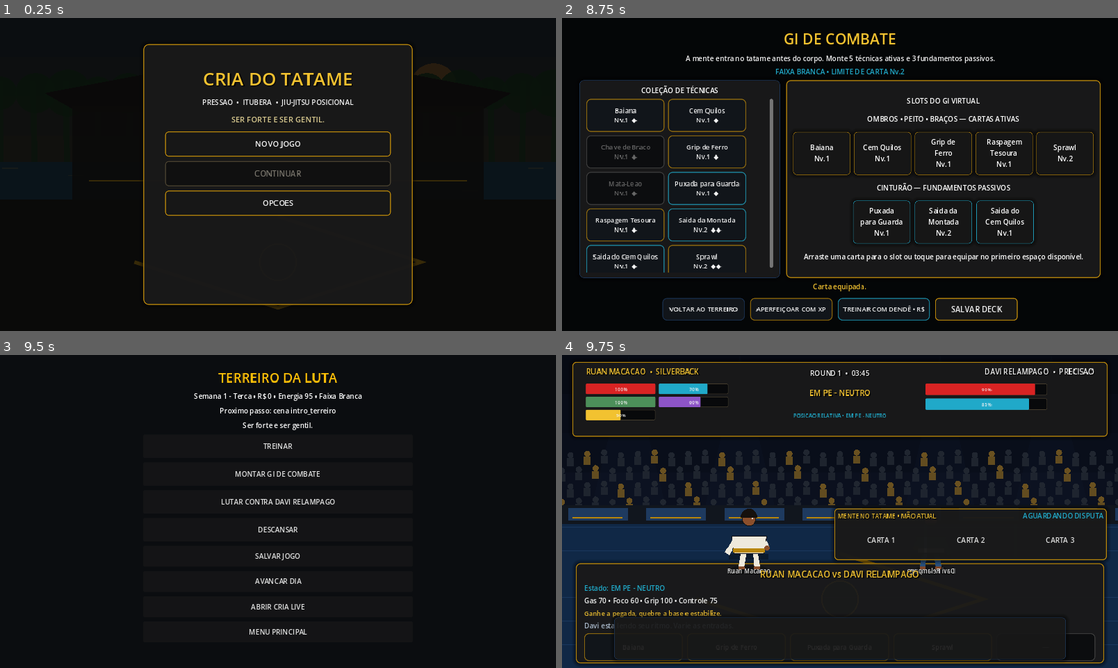
Above: before the commit, frames 1-4 (two rows, left to right).
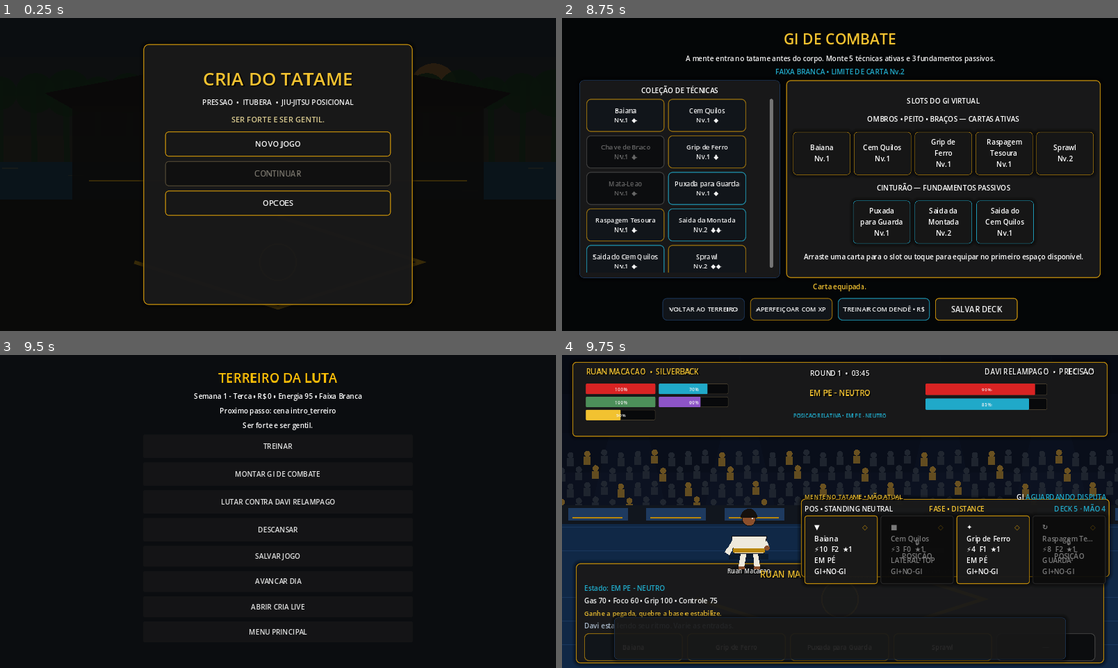
Above: after the commit, the same moments.

Repository: ringuemkt-rgb/cria-do-tatame
Game: Godot game, scene res://scenes/main_menu/MainMenu.tscn
The game is run twice, just before and just after one commit, with the same random seed, the same clock (stepped at 60 frames per second) and the same inputs.
Inputs:
- Up to frame 1 (0.25 s): no input
- Up to frame 2 (8.75 s): click "NOVO JOGO" at 0.5 s; click "TREINAR" at 1.25 s; click "MONTAR GI DE COMBATE" at 2 s; click "Baiana Nv.1 ◆" at 2.75 s; click "Cem Quilos Nv.1 ◆" at 3.5 s; click "Grip de Ferro Nv.1 ◆" at 4.25 s; click "Puxada para Guarda Nv.1 ◆" at 5 s; click "Raspagem Tesoura Nv.1 ◆" at 5.75 s; click "Saida da Montada Nv.2 ◆◆" at 6.5 s; click "Saida do Cem Quilos Nv.1 ◆" at 7.25 s; click "Sprawl Nv.2 ◆◆" at 8 s
- Up to frame 3 (9.5 s): click "VOLTAR AO TERREIRO" at 8.75 s
- Up to frame 4 (9.75 s): click "LUTAR CONTRA DAVI RELAMPAGO" at 9.5 s

Frames 1-3 are identical in both runs. In frame 4, 4.5% of the frame differs, in the area x 42-99%, y 44-75%.
Error before the commit: Attempt to call function 'add_theme_color_override' in base 'null instance' on a null instance. (res://scenes/ui/CombatDeckHUD.gd:21)

Commit message:
feat(hud): add fourth card and status row

Diff:
--- a/scenes/ui/CombatDeckHUD.tscn
+++ b/scenes/ui/CombatDeckHUD.tscn
@@ -1,6 +1,7 @@
-[gd_scene load_steps=2 format=3]
+[gd_scene load_steps=3 format=3]
 
 [ext_resource type="Script" path="res://scenes/ui/CombatDeckHUD.gd" id="1"]
+[ext_resource type="PackedScene" path="res://scenes/ui/card_slot.tscn" id="2_card"]
 
 [node name="CombatDeckHUD" type="CanvasLayer"]
 layer = 4
@@ -8,10 +9,10 @@
 
 [node name="Panel" type="Panel" parent="."]
 anchors_preset = 0
-anchor_left = 0.49
-anchor_top = 0.49
-anchor_right = 0.98
-anchor_bottom = 0.655
+anchor_left = 0.43
+anchor_top = 0.46
+anchor_right = 0.985
+anchor_bottom = 0.71
 
 [node name="Layout" type="VBoxContainer" parent="Panel"]
 layout_mode = 1
@@ -32,9 +33,32 @@
 size_flags_horizontal = 3
 text = "MENTE NO TATAME • MÃO ATUAL"
 
+[node name="Format" type="Label" parent="Panel/Layout/Header"]
+layout_mode = 2
+text = "GI"
+
 [node name="Clash" type="Label" parent="Panel/Layout/Header"]
 layout_mode = 2
 text = "AGUARDANDO DISPUTA"
+horizontal_alignment = 2
+
+[node name="Status" type="HBoxContainer" parent="Panel/Layout"]
+layout_mode = 2
+theme_override_constants/separation = 12
+
+[node name="PositionLabel" type="Label" parent="Panel/Layout/Status"]
+layout_mode = 2
+size_flags_horizontal = 3
+text = "POS • EM PÉ"
+
+[node name="PhaseLabel" type="Label" parent="Panel/Layout/Status"]
+layout_mode = 2
+size_flags_horizontal = 3
+text = "FASE • DISTANCE"
+
+[node name="DeckCount" type="Label" parent="Panel/Layout/Status"]
+layout_mode = 2
+text = "DECK 5 · MÃO 4"
 horizontal_alignment = 2
 
 [node name="Cards" type="HBoxContainer" parent="Panel/Layout"]
@@ -42,20 +66,18 @@
 size_flags_vertical = 3
 theme_override_constants/separation = 6
 
-[node name="Card1" type="Button" parent="Panel/Layout/Cards"]
-custom_minimum_size = Vector2(0, 68)
+[node name="Card1" parent="Panel/Layout/Cards" instance=ExtResource("2_card")]
 layout_mode = 2
 size_flags_horizontal = 3
-text = "CARTA 1"
 
-[node name="Card2" type="Button" parent="Panel/Layout/Cards"]
-custom_minimum_size = Vector2(0, 68)
+[node name="Card2" parent="Panel/Layout/Cards" instance=ExtResource("2_card")]
 layout_mode = 2
 size_flags_horizontal = 3
-text = "CARTA 2"
 
-[node name="Card3" type="Button" parent="Panel/Layout/Cards"]
-custom_minimum_size = Vector2(0, 68)
+[node name="Card3" parent="Panel/Layout/Cards" instance=ExtResource("2_card")]
 layout_mode = 2
 size_flags_horizontal = 3
-text = "CARTA 3"
+
+[node name="Card4" parent="Panel/Layout/Cards" instance=ExtResource("2_card")]
+layout_mode = 2
+size_flags_horizontal = 3
